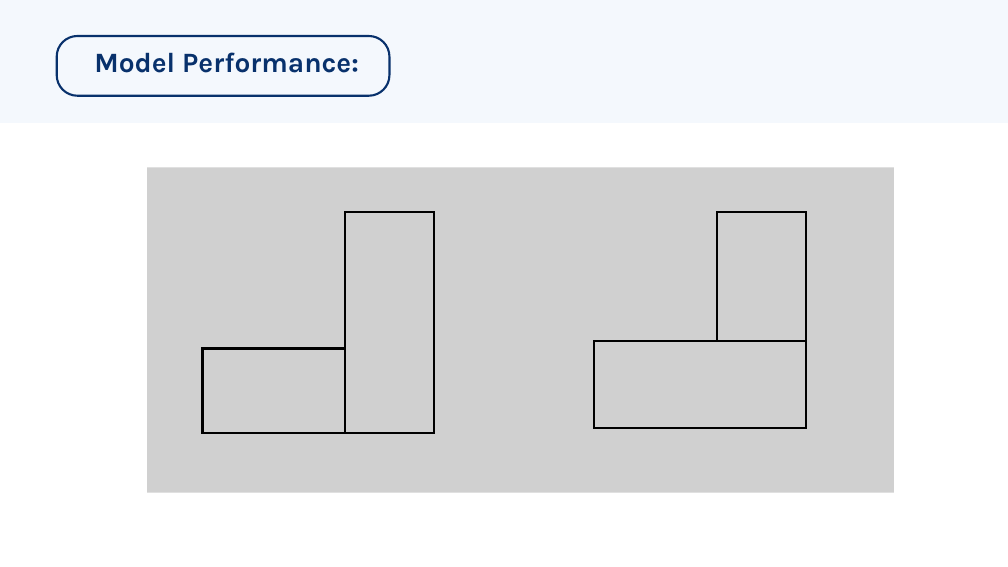
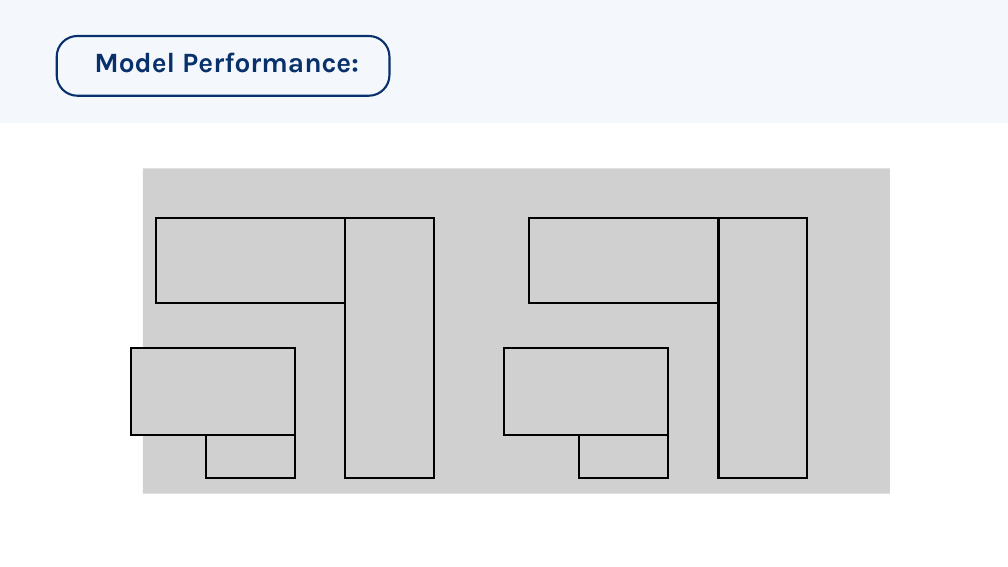
Before and after one commit to mehdhar-saggaf/NLP-news-classification-fake-real-, a slide deck: slide 14 of NLP_project/NLP-news-classification-fake-real/presentation/NLP-news-classification-fake-real.pptx. Drawn at 1008x567 pixels with LibreOffice and Linux fonts; fonts in the diff are those of the drawing; grey boxes stand for pictures. Boxes give left, top, right and bottom in pixels: in the first picture for what was removed or moved away, otherwise in the second. Text is boxed around its words. In the diff, an @@ line names an element or a change of style, - is before the commit and + after.

```diff
--- a/NLP_project/NLP-news-classification-fake-real/presentation/NLP-news-classification-fake-real.pptx
+++ b/NLP_project/NLP-news-classification-fake-real/presentation/NLP-news-classification-fake-real.pptx
@@ picture moved from (x1=147, y1=167, x2=894, y2=492) to (x1=143, y1=168, x2=890, y2=493) @@
@@ picture added at (x1=156, y1=218, x2=434, y2=303) @@
@@ picture resized from (x1=345, y1=212, x2=434, y2=433) to (x1=345, y1=218, x2=434, y2=478) @@
@@ picture added at (x1=529, y1=218, x2=807, y2=303) @@
@@ picture resized from (x1=717, y1=212, x2=806, y2=428) to (x1=718, y1=218, x2=807, y2=478) @@
@@ picture added at (x1=131, y1=348, x2=295, y2=435) @@
@@ picture removed at (x1=203, y1=349, x2=434, y2=433) @@
@@ picture added at (x1=206, y1=348, x2=295, y2=478) @@
@@ picture added at (x1=504, y1=348, x2=668, y2=435) @@
@@ picture added at (x1=580, y1=348, x2=668, y2=478) @@
@@ picture removed at (x1=594, y1=341, x2=806, y2=428) @@
```
Also in this commit, not shown: 3 other slides changed, 1 slide added.
